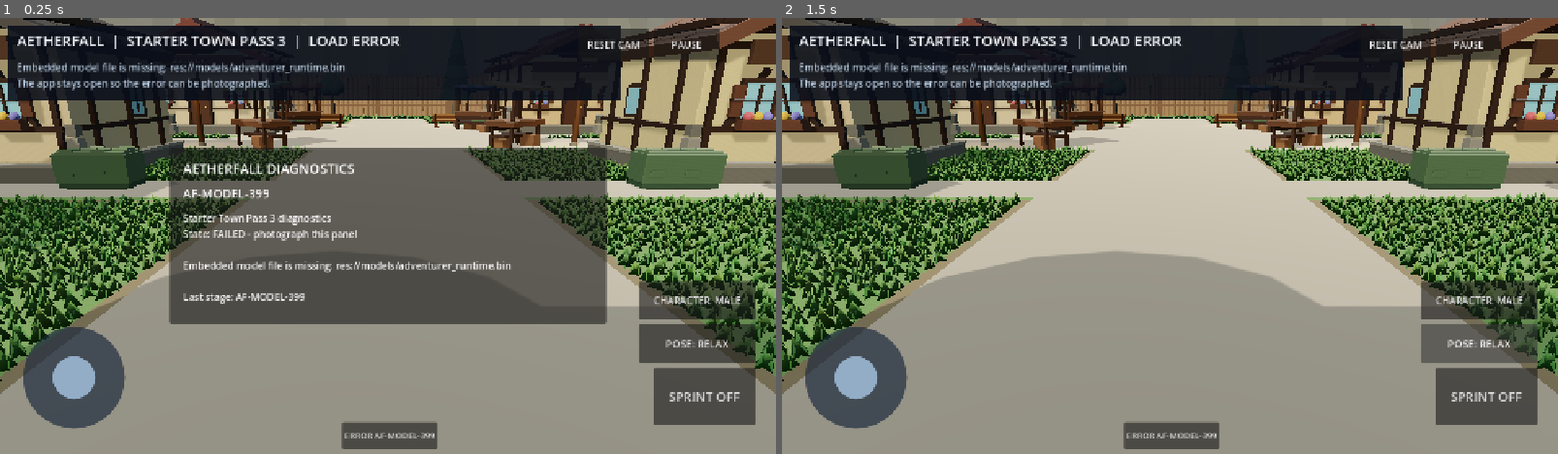
Above: before the commit, frames 1-2 (left to right).
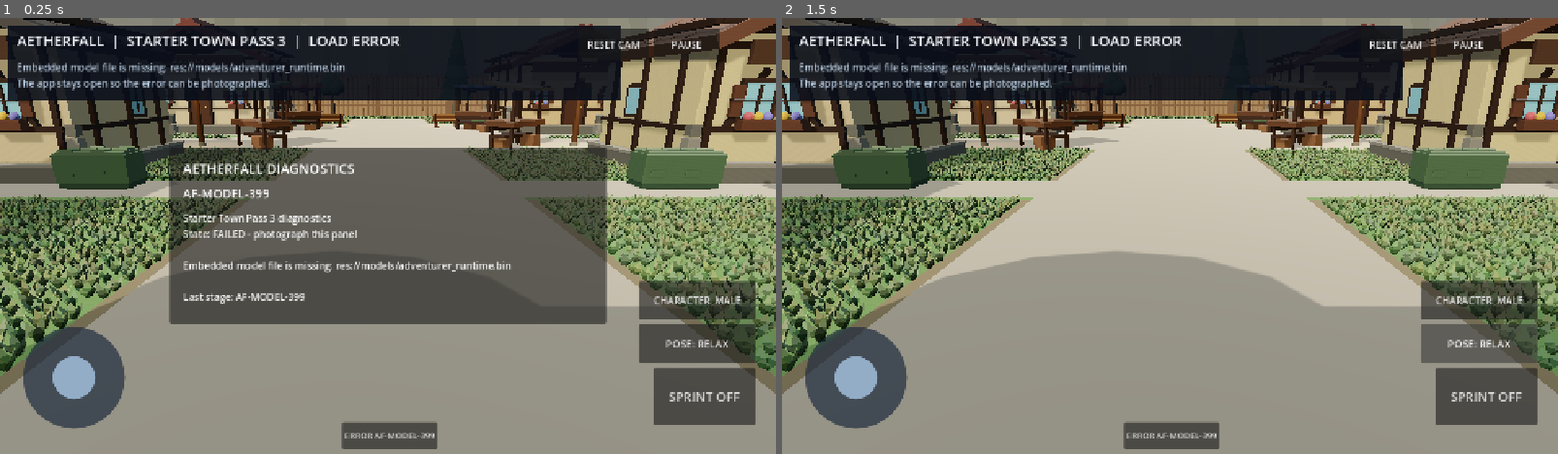
Above: after the commit, the same moments.

Repository: demetrecerrone-star/Aetherfall
Game: Godot game, scene res://starter_town.tscn
The game is run twice, just before and just after one commit, with the same random seed, the same clock (stepped at 60 frames per second) and the same inputs.
Inputs:
- Up to frame 1 (0.25 s): no input
- Up to frame 2 (1.5 s): click "ERROR AF-MODEL-399" at 0.5 s; click "POSE: RELAX" at 1.25 s

The runs differ from the first frame. In frame 1, 11% of the frame differs, in the area x 0-100%, y 22-84%; in frame 2, 12%.

Commit message:
Replace spiky grass tufts with softer curved meadow blades and muted tones

Diff:
--- a/cleanroom/grass_field.gd
+++ b/cleanroom/grass_field.gd
@@ -1,27 +1,42 @@
 extends RefCounted
-## Short, overlapping lawn grass batched into 8m chunks for mobile rendering.
-## Dense instances cover the turf continuously; hard paving stays clear.
+## Low, soft, curved meadow grass batched into 8m chunks for mobile rendering.
+## Five-leaf tuft ribbons replace spike-like triangles. Roads stay clear.
 const CELL_SIZE := 8.0
 const TUFT_SPACING := 0.235
 const SAMPLES_PER_CELL := 34
 
 static func _blade_mesh() -> ArrayMesh:
+    # Five slightly curved, tapered leaf blades per tuft instead of the old
+    # four straight triangular spikes. These low-poly ribbons carry a soft
+    # gradient from mossy base to desaturated sage-green tips. They are still
+    # lightweight enough for Android MultiMesh batching.
     var tool := SurfaceTool.new()
     tool.begin(Mesh.PRIMITIVE_TRIANGLES)
-    for i in range(4):
-        var angle := TAU * float(i) / 4.0 + 0.24
-        var side := Vector3(cos(angle), 0, sin(angle))
-        # Broader but MUCH shorter leaves resemble maintained yard grass,
-        # not the tall triangular spikes of the original test lawn.
-        var width := 0.097 if i % 2 == 0 else 0.087
-        var height := 0.205 if i % 2 == 0 else 0.162
-        var lean := Vector3(sin(angle), 0, -cos(angle)) * 0.032
-        tool.set_color(Color("#345f2e"))
-        tool.add_vertex(-side * width)
-        tool.set_color(Color("#46743a"))
-        tool.add_vertex(side * width)
-        tool.set_color(Color("#75a362"))
-        tool.add_vertex(Vector3(0, height, 0) + lean)
+    var base_color := Color("#3c5133")
+    var middle_color := Color("#58724c")
+    var tip_color := Color("#879b71")
+    for i in range(5):
+        var angle := TAU * float(i) / 5.0 + 0.28
+        var outward := Vector3(cos(angle), 0.0, sin(angle))
+        var sideways := Vector3(-outward.z, 0.0, outward.x)
+        var height := 0.184 if i % 3 == 0 else (0.158 if i % 3 == 1 else 0.172)
+        var width := 0.048 if i % 2 == 0 else 0.042
+        var base := outward * 0.013
+        var mid := outward * 0.066 + Vector3(0.0, height * 0.50, 0.0)
+        var tip := outward * 0.116 + Vector3(0.0, height, 0.0)
+        var left_bottom := base - sideways * (width * 0.55)
+        var right_bottom := base + sideways * (width * 0.55)
+        var left_mid := mid - sideways * width
+        var right_mid := mid + sideways * width
+        for vertex in [left_bottom, right_bottom, left_mid]:
+            tool.set_color(base_color)
+            tool.add_vertex(vertex)
+        for vertex in [left_mid, right_bottom, right_mid]:
+            tool.set_color(middle_color)
+            tool.add_vertex(vertex)
+        for vertex in [left_mid, right_mid, tip]:
+            tool.set_color(tip_color)
+            tool.add_vertex(vertex)
     tool.generate_normals()
     var mesh := tool.commit()
     var material := StandardMaterial3D.new()
@@ -29,7 +44,7 @@
     material.cull_mode = BaseMaterial3D.CULL_DISABLED
     material.roughness = 1.0
     material.metallic = 0.0
-    material.texture_filter = BaseMaterial3D.TEXTURE_FILTER_NEAREST
+    material.texture_filter = BaseMaterial3D.TEXTURE_FILTER_LINEAR_WITH_MIPMAPS
     mesh.surface_set_material(0, material)
     return mesh
 
@@ -65,9 +80,9 @@
                     var basis := Basis(Vector3.UP, angle).scaled(Vector3(scale_factor, blade_height, scale_factor))
                     transforms.append(Transform3D(basis, Vector3(x - float(tx), 0.008, z - float(tz))))
                     colors.append(Color(
-                        rng.randf_range(0.90, 1.06),
-                        rng.randf_range(0.94, 1.08),
-                        rng.randf_range(0.89, 1.03),
+                        rng.randf_range(0.86, 1.04),
+                        rng.randf_range(0.90, 1.04),
+                        rng.randf_range(0.87, 1.02),
                         1.0
                     ))
             if transforms.is_empty():
@@ -90,7 +105,7 @@
             total += transforms.size()
     town.set_meta("grass_instance_count", total)
     town.set_meta("grass_chunk_count", tile_index)
-    town.set_meta("grass_style", "dense_short_yard_grass")
+    town.set_meta("grass_style", "soft_curved_meadow_grass")
     town.set_meta("grass_spacing_m", TUFT_SPACING)
-    town.set_meta("grass_blade_nominal_height_m", 0.205)
+    town.set_meta("grass_blade_nominal_height_m", 0.184)
     return total
